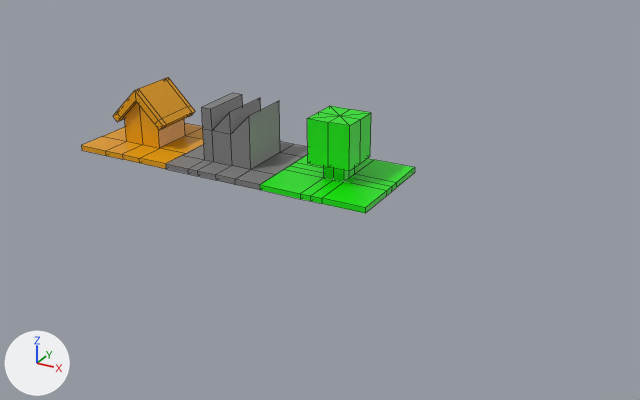
Renders of the Blender file assets/models/tiles.blend from each side of a commit.
Rendered twice from a 50 mm lens placed at (0.1062, -0.1272, 0.0592), pointed at (0.0423, -0.0111, 0.0012). Lighting does not change. The marker at lower left points along +X, +Y and +Z. Mesh edges are drawn as thin lines.
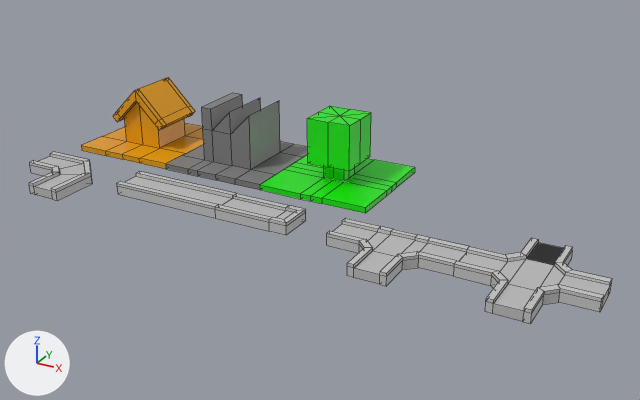
Commit message: road_tiles | Finished road tiles

Boxes [x1, y1, x2, y2] around the edits, measured in the pictures (640 x 400 px):
'road_cross_3.001', added
    after: [454, 238, 612, 324]
    faces in mat_pavement (light grey #c5c5c5): [454, 238, 612, 324]
    faces in mat_asphalt_cross_3 (its picture is missing): [460, 253, 610, 321]
'road_cross_3', added
    after: [327, 218, 469, 286]
    faces in mat_pavement (light grey #c5c5c5): [327, 218, 469, 286]
    faces in mat_asphalt_cross_3 (its picture is missing): [334, 224, 467, 284]
'road_straight', added
    after: [117, 172, 236, 218]
    faces in mat_pavement (light grey #c5c5c5): [117, 172, 236, 218]
    faces in mat_asphalt_straight (its picture is missing): [126, 176, 233, 205]
'road_stub', added
    after: [215, 193, 306, 235]
    faces in mat_pavement (light grey #c5c5c5): [215, 193, 306, 235]
    faces in mat_asphalt_turn (its picture is missing): [223, 198, 294, 220]
'road_turn', added
    after: [29, 152, 92, 200]
    faces in mat_pavement (light grey #c5c5c5): [29, 152, 92, 200]
    faces in mat_asphalt_turn (its picture is missing): [34, 156, 85, 199]

Edits to the bpy script that builds the scene:
```text
Add mat_asphalt_cross_3:
    mat_asphalt_cross_3 = principled_material('asphalt_cross_3')
    mat_asphalt_cross_3.base_color = (0.5, 0.5, 0.5)  # grey #bcbcbc
Add mat_pavement:
    mat_pavement = principled_material('pavement')
    mat_pavement.base_color = (0.56, 0.56, 0.56)  # light grey #c5c5c5
Add mat_asphalt_turn:
    mat_asphalt_turn = principled_material('asphalt_turn')
    mat_asphalt_turn.base_color = (0.5, 0.5, 0.5)  # grey #bcbcbc
Add mat_asphalt_straight:
    mat_asphalt_straight = principled_material('asphalt_straight')
    mat_asphalt_straight.base_color = (0.5, 0.5, 0.5)  # grey #bcbcbc
Add me_cube_007:
    me_cube_007.from_pydata(...)  # 112 vertices, 96 faces; spans x -0.01..0.01, y -0.01..0.01, z 0.0..0.002
    # faces by material slot: [85, 11]
    me_cube_007.materials.append(mat_pavement)  # light grey #c5c5c5
    me_cube_007.materials.append(mat_asphalt_cross_3)  # its picture is missing
Add me_cube_003:
    me_cube_003.from_pydata(...)  # 98 vertices, 83 faces; spans x -0.01..0.01, y -0.01..0.003, z 0.0..0.002
    # faces by material slot: [74, 9]
    me_cube_003.materials.append(mat_pavement)  # light grey #c5c5c5
    me_cube_003.materials.append(mat_asphalt_cross_3)  # its picture is missing
Add me_cube_005:
    me_cube_005.from_pydata(...)  # 40 vertices, 38 faces; spans x -0.01..0.003, y -0.003..0.003, z 0.0..0.002
    # faces by material slot: [34, 4]
    me_cube_005.materials.append(mat_pavement)  # light grey #c5c5c5
    me_cube_005.materials.append(mat_asphalt_turn)  # its picture is missing
Add me_cube_004:
    me_cube_004.from_pydata(...)  # 24 vertices, 22 faces; spans x -0.01..0.01, y -0.003..0.003, z 0.0..0.002
    # faces by material slot: [19, 3]
    me_cube_004.materials.append(mat_pavement)  # light grey #c5c5c5
    me_cube_004.materials.append(mat_asphalt_straight)  # its picture is missing
Add me_cube_006:
    me_cube_006.from_pydata(...)  # 48 vertices, 46 faces; spans x -0.01..0.003, y -0.01..0.003, z 0.0..0.002
    # faces by material slot: [41, 5]
    me_cube_006.materials.append(mat_pavement)  # light grey #c5c5c5
    me_cube_006.materials.append(mat_asphalt_turn)  # its picture is missing
Add ob_road_cross_3_001:
    ob_road_cross_3_001 = bpy.data.objects.new('road_cross_3.001', me_cube_007)
    ob_road_cross_3_001.location = (0.08, -0.02, 0.0)
Add ob_road_cross_3:
    ob_road_cross_3 = bpy.data.objects.new('road_cross_3', me_cube_003)
    ob_road_cross_3.location = (0.06, -0.02, 0.0)
Add ob_road_stub:
    ob_road_stub = bpy.data.objects.new('road_stub', me_cube_005)
    ob_road_stub.location = (0.04, -0.02, 0.0)
Add ob_road_straight:
    ob_road_straight = bpy.data.objects.new('road_straight', me_cube_004)
    ob_road_straight.location = (0.02, -0.02, 0.0)
Add ob_road_turn:
    ob_road_turn = bpy.data.objects.new('road_turn', me_cube_006)
    ob_road_turn.location = (0.0, -0.02, 0.0)
```
